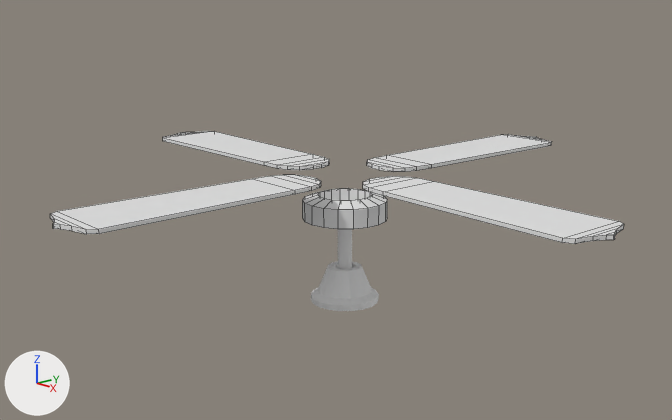
Two versions of the Blender file HackerMan/Assets/Assets/Meshes/fan.blend, one commit apart.
The view is the same before and after, from a 50 mm camera at (19.47, -17.28, 9.35) aimed at (-0.15, -0.21, 2.73). The axes (+X, +Y, +Z) are drawn at lower left. The lights are the same throughout. Mesh edges are drawn as thin lines on the coarser meshes.
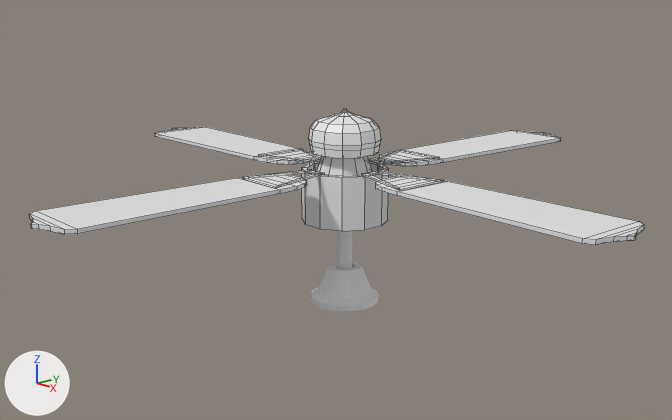
The newer file is also turned or shifted as a whole; pictures and numbers use the older file's frame.

Pixel boxes [x1, y1, x2, y2] of what changed, in the pictures (672 x 420 px; the box of a moved part takes in the faces that stretch with it):
'Plane', moved, turned: before [367, 135, 552, 172]; after [29, 174, 307, 234]
'Plane.002', moved, turned: before [50, 175, 321, 234]; after [379, 130, 561, 166]
'Plane.003', mesh moved: before [363, 176, 624, 244]; after [376, 176, 644, 245]
'blade_platform', added: after [242, 148, 444, 231]
'Plane.001', mesh moved: before [163, 131, 329, 170]; after [155, 127, 318, 164]
'Cylinder', deleted: before [303, 188, 387, 229]
'light', added: after [309, 109, 381, 158]
'light_platform', added: after [317, 156, 372, 176]
part 1 of me_plane_003, moved or reshaped: before [363, 176, 624, 244]; after [155, 127, 318, 164]
part 2 of me_plane_001, moved or reshaped: before [163, 131, 329, 170]; after [376, 176, 644, 245]

The change, as a list of edits to the scene's bpy script:
```text
Change me_plane_003:
    where me_plane_003.from_pydata(...)  # 40 vertices, 38 faces; spans x -4.89..-4.76, y 0.32..2.33, z -1.35..1.36
    used by ob_plane_003; location = (0.0, 0.0, 0.0); rotation_euler = (-4.712, 1.571, 0.0), in degrees (-270, 90, 0); scale = (0.788, 3.77, 0.788)
    me_plane_003 part 1: the whole mesh is moved by (-0.12, 0.13, 0.0)
Change me_plane_001:
    where me_plane_001.from_pydata(...)  # 40 vertices, 38 faces; spans x -4.89..-4.76, y 0.32..2.33, z -1.35..1.36
    used by ob_plane_001; location = (0.0, 0.0, 0.0); rotation_euler = (-1.571, 1.571, 0.0), in degrees (-90, 90, 0); scale = (0.788, 3.77, 0.788)
    me_plane_001 part 2: the whole mesh is moved by (-0.12, 0.13, 0.0)
Add me_cylinder_002:
    me_cylinder_002.from_pydata(...)  # 156 vertices, 150 faces; spans x -2.74..2.73, y -2.74..2.73, z -1.11..0.46
Add me_cylinder_004:
    me_cylinder_004.from_pydata(...)  # 108 vertices, 97 faces; spans x -1.6..1.6, y -1.6..1.6, z 1.89..3.79
Add me_cylinder_003:
    me_cylinder_003.from_pydata(...)  # 36 vertices, 26 faces; spans x -1.24..1.24, y -1.24..1.24, z -1.0..1.89
Change ob_plane_002:
    ob_plane_002.location: (0.0, 0.0, 0.0) -> (0.0, 0.5, 0.09)
    ob_plane_002.rotation_euler: (-3.142, 1.571, 0.0) -> (0.0, 1.571, 0.0)  # degrees (-180, 90, 0) -> degrees (0, 90, 0)
Change ob_plane:
    ob_plane.location: (0.0, 0.0, 0.0) -> (0.0, -0.5, 0.09)
    ob_plane.rotation_euler: (0.0, 1.571, 0.0) -> (-3.142, 1.571, 0.0)  # degrees (0, 90, 0) -> degrees (-180, 90, 0)
Remove ob_cylinder:
    ob_cylinder = bpy.data.objects.new('Cylinder', me_cylinder)
    ob_cylinder.location = (0.0, 0.0, 2.76)
    ob_cylinder.scale = (3.89, 3.89, 0.186)
Add ob_blade_platform:
    ob_blade_platform = bpy.data.objects.new('blade_platform', me_cylinder_002)
    ob_blade_platform.location = (0.0, 0.0, 3.54)
    ob_blade_platform.rotation_euler = (0.0, 0.0, -2.356)  # degrees (0, 0, -135)
Add ob_light:
    ob_light = bpy.data.objects.new('light', me_cylinder_004)
    ob_light.location = (-0.01, 0.0, 3.21)
    ob_light.rotation_euler = (0.0, 0.0, -2.356)  # degrees (0, 0, -135)
    ob_light.scale = (0.641, 0.641, 0.641)
Add ob_light_platform:
    ob_light_platform = bpy.data.objects.new('light_platform', me_cylinder_003)
    ob_light_platform.location = (-0.01, 0.0, 3.21)
    ob_light_platform.rotation_euler = (0.0, 0.0, -2.356)  # degrees (0, 0, -135)
    ob_light_platform.scale = (0.641, 0.641, 0.641)
```
